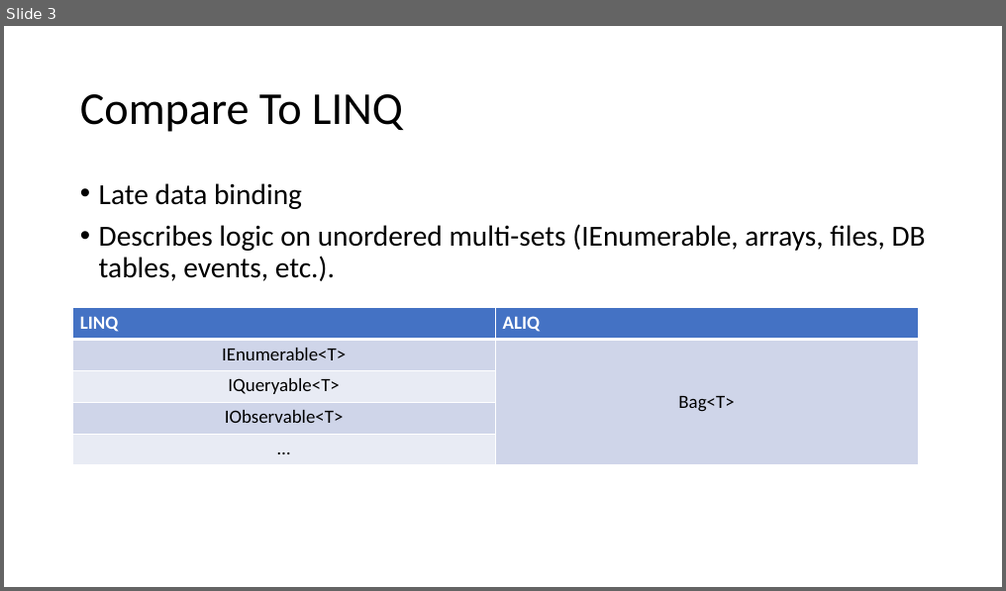
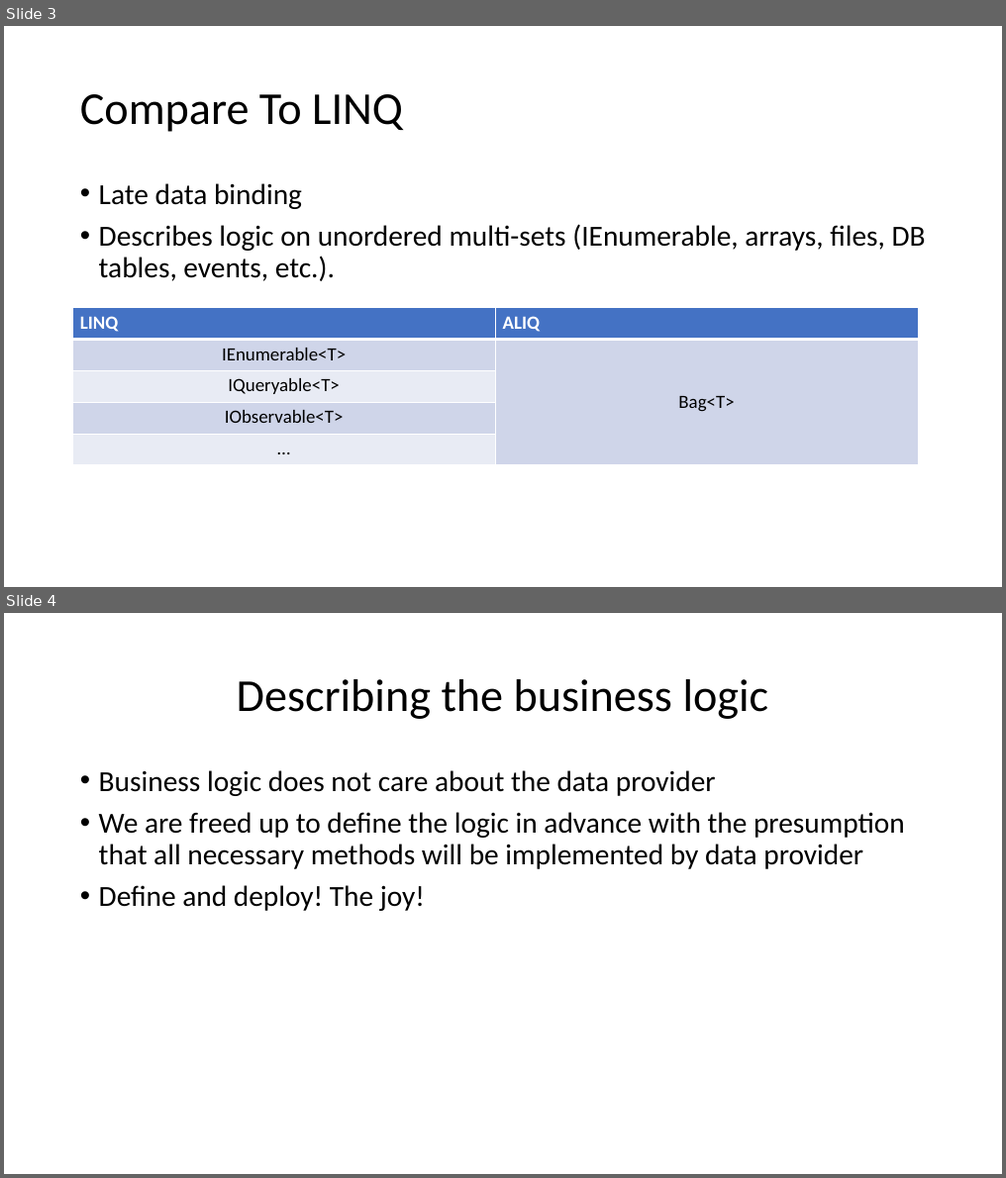
Before and after one commit to aliq-lang/aliq-dotnet, a slide deck: aliq.pptx. Shown one above the other, each under a label of ours: slide 3 before the commit, slides 3 and 4 after it. The pictures are 1006x591 and 1006x1178 pixels, drawn with LibreOffice and Linux fonts; fonts in the diff are those of the drawing. Boxes give left, top, right and bottom in pixels: in the first picture for what was removed or moved away, otherwise in the second. Text is boxed around its words. In the diff, an @@ line names an element or a change of style, - is before the commit and + after.

```diff
--- a/aliq.pptx
+++ b/aliq.pptx
@@ slide 4 added at bbox=[4, 613, 1002, 1174], background #FFFFFF @@
@@ title added at bbox=[237, 679, 769, 719], 44 pt, text #000000 @@
+Describing the business logic
@@ text added at bbox=[99, 770, 905, 911], 28 pt, text #000000 @@
+• Business logic does not care about the data provider
+• We are freed up to define the logic in advance with the presumption that all necessary methods will be implemented by data provider
+• Define and deploy! The joy!
```
Also in this commit, not shown: 8 other slides added, 1 slide removed, 1 other file.
